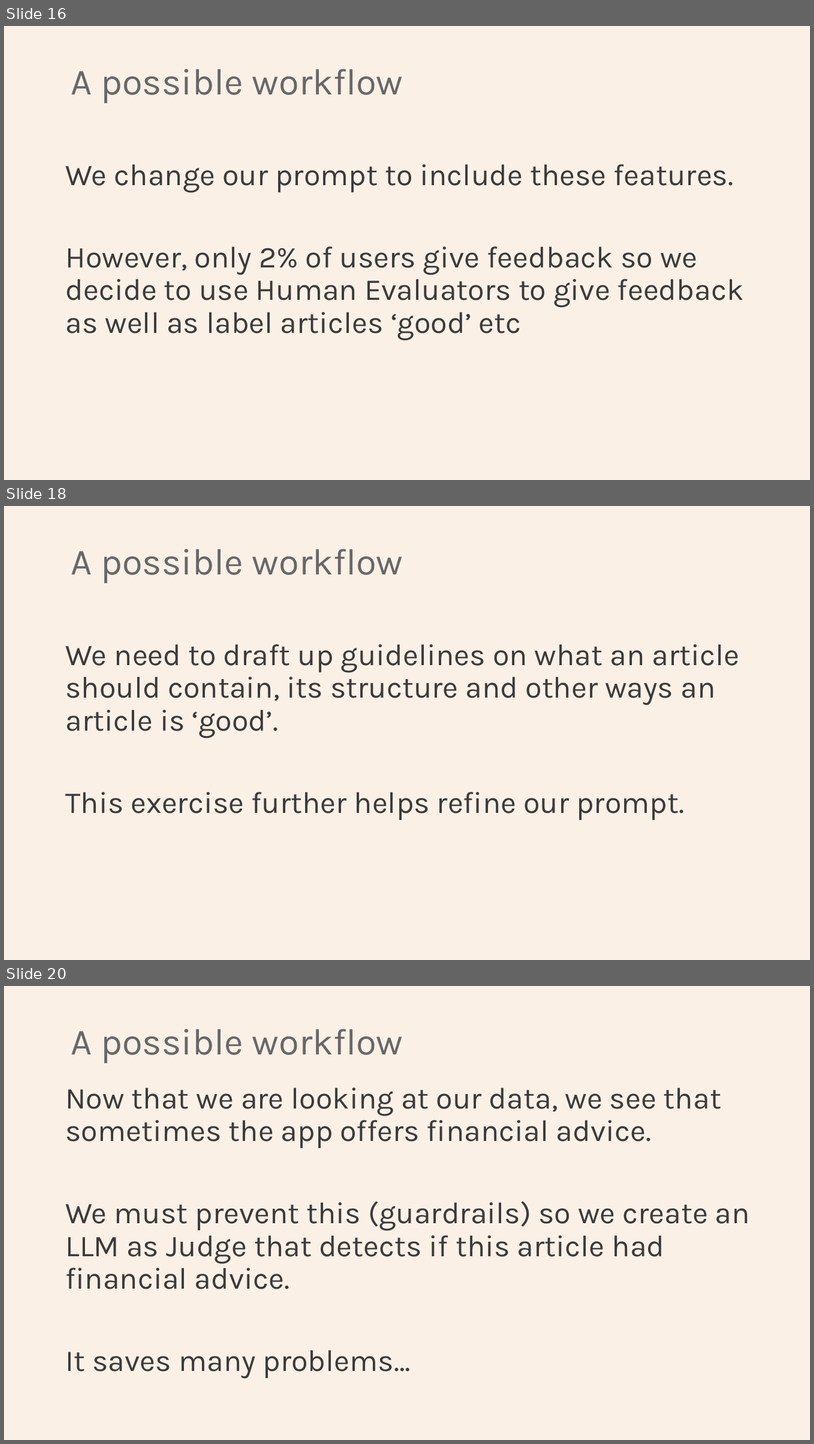
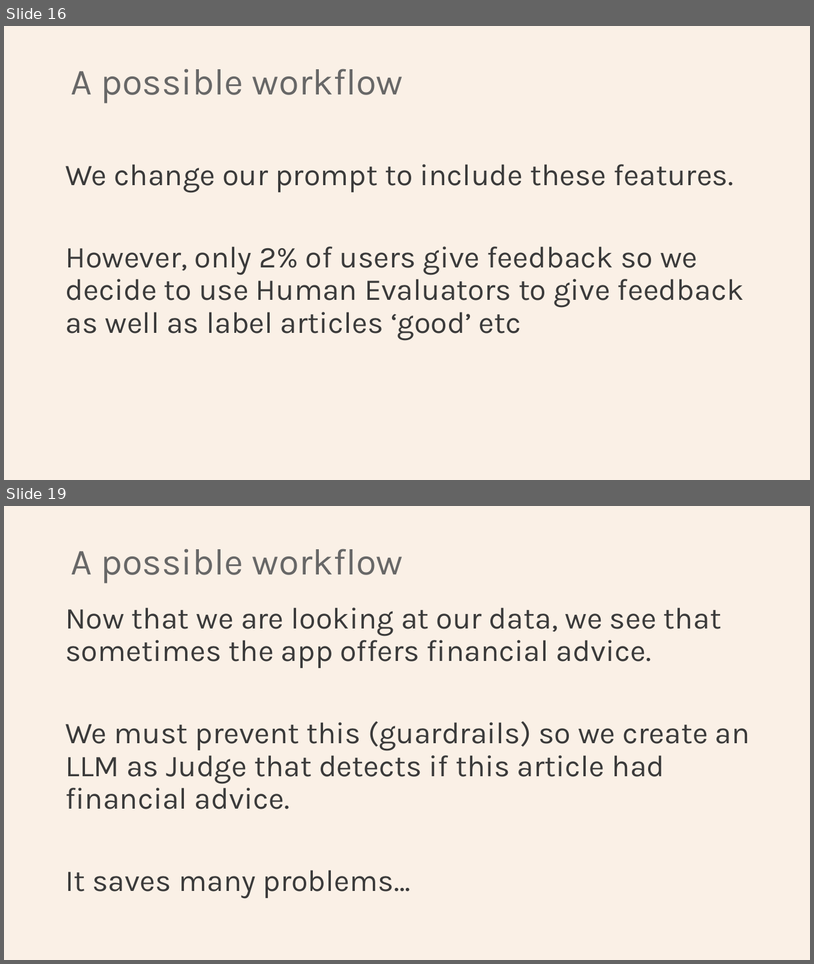
Before and after one commit to Python-Test-Engineer/eval-framework, a slide deck: PYDATA_LONDON_02SEP2025.pptx. Shown one above the other, each under a label of ours: slides 16, 18 and 20 before the commit, slides 16 and 19 after it; the slides between them are not shown. The pictures are 814x1444 and 814x964 pixels, drawn with LibreOffice and Linux fonts; fonts in the diff are those of the drawing. Boxes give left, top, right and bottom in pixels: in the first picture for what was removed or moved away, otherwise in the second. Text is boxed around its words. In the diff, an @@ line names an element or a change of style, - is before the commit and + after.

```diff
--- a/PYDATA_LONDON_02SEP2025.pptx
+++ b/PYDATA_LONDON_02SEP2025.pptx
@@ slide 18 removed at [4, 506, 810, 960], background #FAF0E6 @@
@@ title removed at [71, 549, 404, 583] @@
-A possible workflow
@@ text removed at [65, 644, 740, 820] @@
-We need to draft up guidelines on what an article should contain, its structure and other ways an article is ‘good’.
-This exercise further helps refine our prompt.
@@ what was slide 20 is now slide 19 @@
```
Also in this commit, not shown: 7 slides changed, 1 other file.
